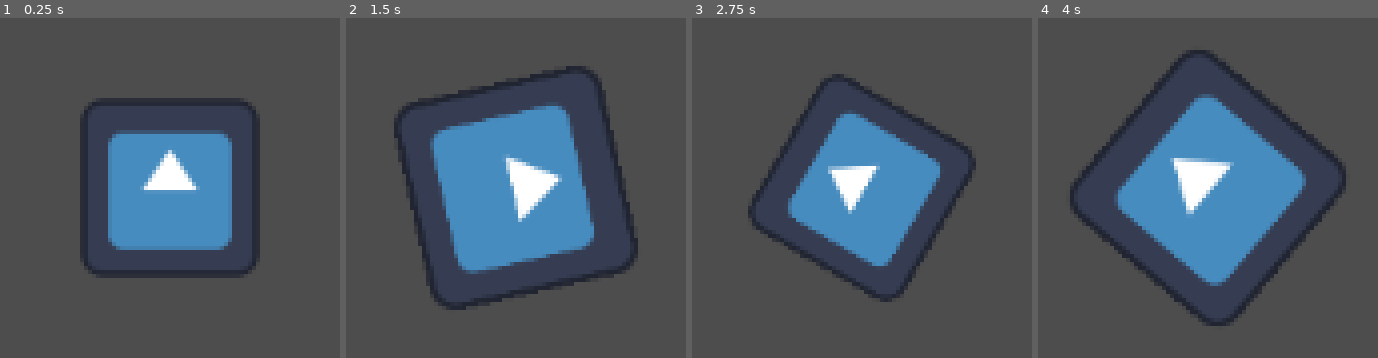
Above: before the commit, frames 1-4 (left to right).
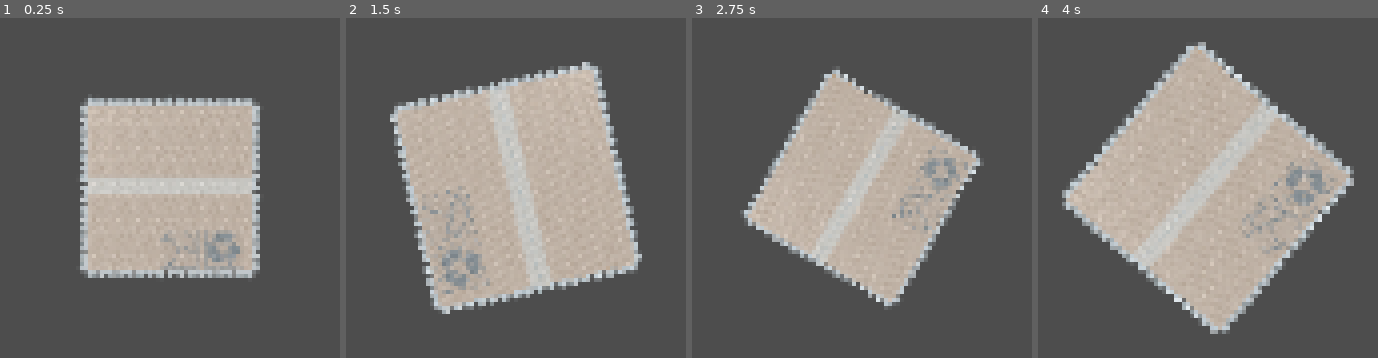
Above: after the commit, the same moments.

Repository: FelipePM01/EntregaExtraviada
Game: Godot game, scene res://main_scene.tscn
Two runs of this game, one before a commit and one after it. Both use one fixed random seed, a clock stepped at 60 frames per second and the inputs below. The engine's default icon, where the game draws it, is replaced by a stand-in: a white triangle on a blue panel in a dark square.
Inputs (mouse positions are in pixels of both pictures, inside the frame that each line leads up to):
- Up to frame 1 (0.25 s): no input
- Up to frame 2 (1.5 s): tap Enter at 0.5 s; move the mouse to (outside the picture) at 0.52 s; hold D (right) 0.53-1.28 s; hold Space (Spacebar) 0.53-1.28 s; move the mouse to (outside the picture) at 1.27 s; hold A (left) from 1.28 s (still down); tap Mouse wheel down (scroll_down) at 1.35 s
- Up to frame 3 (2.75 s): move the mouse to (outside the picture) at 2.02 s; release A (left) at 2.03 s; hold D (right) from 2.03 s (still down); hold Mouse wheel up (scroll_up) from 2.03 s (still down)
- Up to frame 4 (4 s): move the mouse to (outside the picture) at 2.77 s; release Mouse wheel up (scroll_up) at 2.78 s; tap Space (Spacebar) at 2.85 s; move the mouse to (outside the picture) at 3.52 s; release D (right) at 3.53 s; hold A (left) from 3.53 s (still down); hold Mouse wheel down (scroll_down) from 3.53 s (still down)

The runs differ from the first frame. In frame 1, 28% of the frame differs, in the area x 23-77%, y 23-77%; in frame 2, 40%, in the area x 12-88%, y 12-88%; in frame 3, 28%; in frame 4, 40%.

Commit message:
Integrated Bubble wrap into player box

Diff:
--- a/box/scenes/box.tscn
+++ b/box/scenes/box.tscn
@@ -1,7 +1,8 @@
-[gd_scene load_steps=5 format=3 uid="uid://dt6cak775tec0"]
+[gd_scene load_steps=6 format=3 uid="uid://dt6cak775tec0"]
 
 [ext_resource type="Script" path="res://box/scripts/box.gd" id="1_dd22b"]
-[ext_resource type="Texture2D" uid="uid://huqwtkm7mxw4" path="res://icon.svg" id="1_j7bms"]
+[ext_resource type="PackedScene" uid="uid://7ncsp1ltewid" path="res://bubblewrap/scenes/single_bubble.tscn" id="2_j2l00"]
+[ext_resource type="Texture2D" uid="uid://c2e56w6jrqpoj" path="res://bubblewrap/textures/Cardboard.png" id="3_2j5tt"]
 
 [sub_resource type="PhysicsMaterial" id="PhysicsMaterial_clopl"]
 friction = 3.0
@@ -16,11 +17,297 @@
 angular_damp = 5.0
 script = ExtResource("1_dd22b")
 
+[node name="Camera2D" type="Camera2D" parent="."]
+
+[node name="BubblesTop" type="Node2D" parent="."]
+scale = Vector2(0.059, 0.059)
+
+[node name="SingleBubble" parent="BubblesTop" node_paths=PackedStringArray("playerRigidbody") instance=ExtResource("2_j2l00")]
+position = Vector2(-484, -511)
+playerRigidbody = NodePath("../..")
+
+[node name="SingleBubble2" parent="BubblesTop" node_paths=PackedStringArray("playerRigidbody") instance=ExtResource("2_j2l00")]
+position = Vector2(-425, -510)
+playerRigidbody = NodePath("../..")
+
+[node name="SingleBubble3" parent="BubblesTop" node_paths=PackedStringArray("playerRigidbody") instance=ExtResource("2_j2l00")]
+position = Vector2(-365, -509)
+playerRigidbody = NodePath("../..")
+
+[node name="SingleBubble4" parent="BubblesTop" node_paths=PackedStringArray("playerRigidbody") instance=ExtResource("2_j2l00")]
+position = Vector2(-305, -508)
+playerRigidbody = NodePath("../..")
+
+[node name="SingleBubble5" parent="BubblesTop" node_paths=PackedStringArray("playerRigidbody") instance=ExtResource("2_j2l00")]
+position = Vector2(-246, -509)
+playerRigidbody = NodePath("../..")
+
+[node name="SingleBubble6" parent="BubblesTop" node_paths=PackedStringArray("playerRigidbody") instance=ExtResource("2_j2l00")]
+position = Vector2(-183, -508)
+playerRigidbody = NodePath("../..")
+
+[node name="SingleBubble7" parent="BubblesTop" node_paths=PackedStringArray("playerRigidbody") instance=ExtResource("2_j2l00")]
+position = Vector2(-123, -507)
+playerRigidbody = NodePath("../..")
+
+[node name="SingleBubble8" parent="BubblesTop" node_paths=PackedStringArray("playerRigidbody") instance=ExtResource("2_j2l00")]
+position = Vector2(-63, -506)
+playerRigidbody = NodePath("../..")
+
+[node name="SingleBubble9" parent="BubblesTop" node_paths=PackedStringArray("playerRigidbody") instance=ExtResource("2_j2l00")]
+position = Vector2(-1, -511)
+playerRigidbody = NodePath("../..")
+
+[node name="SingleBubble10" parent="BubblesTop" node_paths=PackedStringArray("playerRigidbody") instance=ExtResource("2_j2l00")]
+position = Vector2(62, -510)
+playerRigidbody = NodePath("../..")
+
+[node name="SingleBubble11" parent="BubblesTop" node_paths=PackedStringArray("playerRigidbody") instance=ExtResource("2_j2l00")]
+position = Vector2(122, -509)
+playerRigidbody = NodePath("../..")
+
+[node name="SingleBubble12" parent="BubblesTop" node_paths=PackedStringArray("playerRigidbody") instance=ExtResource("2_j2l00")]
+position = Vector2(182, -508)
+playerRigidbody = NodePath("../..")
+
+[node name="SingleBubble13" parent="BubblesTop" node_paths=PackedStringArray("playerRigidbody") instance=ExtResource("2_j2l00")]
+position = Vector2(241, -509)
+playerRigidbody = NodePath("../..")
+
+[node name="SingleBubble14" parent="BubblesTop" node_paths=PackedStringArray("playerRigidbody") instance=ExtResource("2_j2l00")]
+position = Vector2(304, -508)
+playerRigidbody = NodePath("../..")
+
+[node name="SingleBubble15" parent="BubblesTop" node_paths=PackedStringArray("playerRigidbody") instance=ExtResource("2_j2l00")]
+position = Vector2(364, -507)
+playerRigidbody = NodePath("../..")
+
+[node name="SingleBubble16" parent="BubblesTop" node_paths=PackedStringArray("playerRigidbody") instance=ExtResource("2_j2l00")]
+position = Vector2(424, -506)
+playerRigidbody = NodePath("../..")
+
+[node name="SingleBubble17" parent="BubblesTop" node_paths=PackedStringArray("playerRigidbody") instance=ExtResource("2_j2l00")]
+position = Vector2(482, -506)
+playerRigidbody = NodePath("../..")
+
+[node name="BubblesBottom" type="Node2D" parent="."]
+scale = Vector2(0.059, 0.059)
+
+[node name="SingleBubble" parent="BubblesBottom" node_paths=PackedStringArray("playerRigidbody") instance=ExtResource("2_j2l00")]
+position = Vector2(-483, 506)
+playerRigidbody = NodePath("../..")
+
+[node name="SingleBubble2" parent="BubblesBottom" node_paths=PackedStringArray("playerRigidbody") instance=ExtResource("2_j2l00")]
+position = Vector2(-420, 507)
+playerRigidbody = NodePath("../..")
+
+[node name="SingleBubble3" parent="BubblesBottom" node_paths=PackedStringArray("playerRigidbody") instance=ExtResource("2_j2l00")]
+position = Vector2(-360, 508)
+playerRigidbody = NodePath("../..")
+
+[node name="SingleBubble4" parent="BubblesBottom" node_paths=PackedStringArray("playerRigidbody") instance=ExtResource("2_j2l00")]
+position = Vector2(-300, 509)
+playerRigidbody = NodePath("../..")
+
+[node name="SingleBubble5" parent="BubblesBottom" node_paths=PackedStringArray("playerRigidbody") instance=ExtResource("2_j2l00")]
+position = Vector2(-241, 508)
+playerRigidbody = NodePath("../..")
+
+[node name="SingleBubble6" parent="BubblesBottom" node_paths=PackedStringArray("playerRigidbody") instance=ExtResource("2_j2l00")]
+position = Vector2(-178, 509)
+playerRigidbody = NodePath("../..")
+
+[node name="SingleBubble7" parent="BubblesBottom" node_paths=PackedStringArray("playerRigidbody") instance=ExtResource("2_j2l00")]
+position = Vector2(-118, 510)
+playerRigidbody = NodePath("../..")
+
+[node name="SingleBubble8" parent="BubblesBottom" node_paths=PackedStringArray("playerRigidbody") instance=ExtResource("2_j2l00")]
+position = Vector2(-58, 511)
+playerRigidbody = NodePath("../..")
+
+[node name="SingleBubble9" parent="BubblesBottom" node_paths=PackedStringArray("playerRigidbody") instance=ExtResource("2_j2l00")]
+position = Vector2(4, 506)
+playerRigidbody = NodePath("../..")
+
+[node name="SingleBubble10" parent="BubblesBottom" node_paths=PackedStringArray("playerRigidbody") instance=ExtResource("2_j2l00")]
+position = Vector2(67, 507)
+playerRigidbody = NodePath("../..")
+
+[node name="SingleBubble11" parent="BubblesBottom" node_paths=PackedStringArray("playerRigidbody") instance=ExtResource("2_j2l00")]
+position = Vector2(127, 508)
+playerRigidbody = NodePath("../..")
+
+[node name="SingleBubble12" parent="BubblesBottom" node_paths=PackedStringArray("playerRigidbody") instance=ExtResource("2_j2l00")]
+position = Vector2(187, 509)
+playerRigidbody = NodePath("../..")
+
+[node name="SingleBubble13" parent="BubblesBottom" node_paths=PackedStringArray("playerRigidbody") instance=ExtResource("2_j2l00")]
+position = Vector2(246, 508)
+playerRigidbody = NodePath("../..")
+
+[node name="SingleBubble14" parent="BubblesBottom" node_paths=PackedStringArray("playerRigidbody") instance=ExtResource("2_j2l00")]
+position = Vector2(309, 509)
+playerRigidbody = NodePath("../..")
+
+[node name="SingleBubble15" parent="BubblesBottom" node_paths=PackedStringArray("playerRigidbody") instance=ExtResource("2_j2l00")]
+position = Vector2(369, 510)
+playerRigidbody = NodePath("../..")
+
+[node name="SingleBubble16" parent="BubblesBottom" node_paths=PackedStringArray("playerRigidbody") instance=ExtResource("2_j2l00")]
+position = Vector2(429, 511)
+playerRigidbody = NodePath("../..")
+
+[node name="SingleBubble17" parent="BubblesBottom" node_paths=PackedStringArray("playerRigidbody") instance=ExtResource("2_j2l00")]
+position = Vector2(487, 511)
+playerRigidbody = NodePath("../..")
+
+[node name="BubblesRight" type="Node2D" parent="."]
+rotation = -1.57079
+scale = Vector2(0.059, 0.059)
+
+[node name="SingleBubble" parent="BubblesRight" node_paths=PackedStringArray("playerRigidbody") instance=ExtResource("2_j2l00")]
+position = Vector2(-483, 506)
+playerRigidbody = NodePath("../..")
+
+[node name="SingleBubble2" parent="BubblesRight" node_paths=PackedStringArray("playerRigidbody") instance=ExtResource("2_j2l00")]
+position = Vector2(-420, 507)
+playerRigidbody = NodePath("../..")
+
+[node name="SingleBubble3" parent="BubblesRight" node_paths=PackedStringArray("playerRigidbody") instance=ExtResource("2_j2l00")]
+position = Vector2(-360, 508)
+playerRigidbody = NodePath("../..")
+
+[node name="SingleBubble4" parent="BubblesRight" node_paths=PackedStringArray("playerRigidbody") instance=ExtResource("2_j2l00")]
+position = Vector2(-300, 509)
+playerRigidbody = NodePath("../..")
+
+[node name="SingleBubble5" parent="BubblesRight" node_paths=PackedStringArray("playerRigidbody") instance=ExtResource("2_j2l00")]
+position = Vector2(-241, 508)
+playerRigidbody = NodePath("../..")
+
+[node name="SingleBubble6" parent="BubblesRight" node_paths=PackedStringArray("playerRigidbody") instance=ExtResource("2_j2l00")]
+position = Vector2(-178, 509)
+playerRigidbody = NodePath("../..")
+
+[node name="SingleBubble7" parent="BubblesRight" node_paths=PackedStringArray("playerRigidbody") instance=ExtResource("2_j2l00")]
+position = Vector2(-118, 510)
+playerRigidbody = NodePath("../..")
+
+[node name="SingleBubble8" parent="BubblesRight" node_paths=PackedStringArray("playerRigidbody") instance=ExtResource("2_j2l00")]
+position = Vector2(-58, 511)
+playerRigidbody = NodePath("../..")
+
+[node name="SingleBubble9" parent="BubblesRight" node_paths=PackedStringArray("playerRigidbody") instance=ExtResource("2_j2l00")]
+position = Vector2(4, 506)
+playerRigidbody = NodePath("../..")
+
+[node name="SingleBubble10" parent="BubblesRight" node_paths=PackedStringArray("playerRigidbody") instance=ExtResource("2_j2l00")]
+position = Vector2(67, 507)
+playerRigidbody = NodePath("../..")
+
+[node name="SingleBubble11" parent="BubblesRight" node_paths=PackedStringArray("playerRigidbody") instance=ExtResource("2_j2l00")]
+position = Vector2(127, 508)
+playerRigidbody = NodePath("../..")
+
+[node name="SingleBubble12" parent="BubblesRight" node_paths=PackedStringArray("playerRigidbody") instance=ExtResource("2_j2l00")]
+position = Vector2(187, 509)
+playerRigidbody = NodePath("../..")
+
+[node name="SingleBubble13" parent="BubblesRight" node_paths=PackedStringArray("playerRigidbody") instance=ExtResource("2_j2l00")]
+position = Vector2(246, 508)
+playerRigidbody = NodePath("../..")
+
+[node name="SingleBubble14" parent="BubblesRight" node_paths=PackedStringArray("playerRigidbody") instance=ExtResource("2_j2l00")]
+position = Vector2(309, 509)
+playerRigidbody = NodePath("../..")
+
+[node name="SingleBubble15" parent="BubblesRight" node_paths=PackedStringArray("playerRigidbody") instance=ExtResource("2_j2l00")]
+position = Vector2(369, 510)
+playerRigidbody = NodePath("../..")
+
+[node name="SingleBubble16" parent="BubblesRight" node_paths=PackedStringArray("playerRigidbody") instance=ExtResource("2_j2l00")]
+position = Vector2(429, 511)
+playerRigidbody = NodePath("../..")
+
+[node name="SingleBubble17" parent="BubblesRight" node_paths=PackedStringArray("playerRigidbody") instance=ExtResource("2_j2l00")]
+position = Vector2(487, 511)
+playerRigidbody = NodePath("../..")
+
+[node name="BubblesLeft" type="Node2D" parent="."]
+rotation = 1.57079
+scale = Vector2(0.059, 0.059)
+
+[node name="SingleBubble" parent="BubblesLeft" node_paths=PackedStringArray("playerRigidbody") instance=ExtResource("2_j2l00")]
+position = Vector2(-483, 506)
+playerRigidbody = NodePath("../..")
+
+[node name="SingleBubble2" parent="BubblesLeft" node_paths=PackedStringArray("playerRigidbody") instance=ExtResource("2_j2l00")]
+position = Vector2(-420, 507)
+playerRigidbody = NodePath("../..")
+
+[node name="SingleBubble3" parent="BubblesLeft" node_paths=PackedStringArray("playerRigidbody") instance=ExtResource("2_j2l00")]
+position = Vector2(-360, 508)
+playerRigidbody = NodePath("../..")
+
+[node name="SingleBubble4" parent="BubblesLeft" node_paths=PackedStringArray("playerRigidbody") instance=ExtResource("2_j2l00")]
+position = Vector2(-300, 509)
+playerRigidbody = NodePath("../..")
+
+[node name="SingleBubble5" parent="BubblesLeft" node_paths=PackedStringArray("playerRigidbody") instance=ExtResource("2_j2l00")]
+position = Vector2(-241, 508)
+playerRigidbody = NodePath("../..")
+
+[node name="SingleBubble6" parent="BubblesLeft" node_paths=PackedStringArray("playerRigidbody") instance=ExtResource("2_j2l00")]
+position = Vector2(-178, 509)
+playerRigidbody = NodePath("../..")
+
+[node name="SingleBubble7" parent="BubblesLeft" node_paths=PackedStringArray("playerRigidbody") instance=ExtResource("2_j2l00")]
+position = Vector2(-118, 510)
+playerRigidbody = NodePath("../..")
+
+[node name="SingleBubble8" parent="BubblesLeft" node_paths=PackedStringArray("playerRigidbody") instance=ExtResource("2_j2l00")]
+position = Vector2(-58, 511)
+playerRigidbody = NodePath("../..")
+
+[node name="SingleBubble9" parent="BubblesLeft" node_paths=PackedStringArray("playerRigidbody") instance=ExtResource("2_j2l00")]
+position = Vector2(4, 506)
+playerRigidbody = NodePath("../..")
+
+[node name="SingleBubble10" parent="BubblesLeft" node_paths=PackedStringArray("playerRigidbody") instance=ExtResource("2_j2l00")]
+position = Vector2(67, 507)
+playerRigidbody = NodePath("../..")
+
+[node name="SingleBubble11" parent="BubblesLeft" node_paths=PackedStringArray("playerRigidbody") instance=ExtResource("2_j2l00")]
+position = Vector2(127, 508)
+playerRigidbody = NodePath("../..")
+
+[node name="SingleBubble12" parent="BubblesLeft" node_paths=PackedStringArray("playerRigidbody") instance=ExtResource("2_j2l00")]
+position = Vector2(187, 509)
+playerRigidbody = NodePath("../..")
+
+[node name="SingleBubble13" parent="BubblesLeft" node_paths=PackedStringArray("playerRigidbody") instance=ExtResource("2_j2l00")]
+position = Vector2(246, 508)
+playerRigidbody = NodePath("../..")
+
+[node name="SingleBubble14" parent="BubblesLeft" node_paths=PackedStringArray("playerRigidbody") instance=ExtResource("2_j2l00")]
+position = Vector2(309, 509)
+playerRigidbody = NodePath("../..")
+
+[node name="SingleBubble15" parent="BubblesLeft" node_paths=PackedStringArray("playerRigidbody") instance=ExtResource("2_j2l00")]
+position = Vector2(369, 510)
+playerRigidbody = NodePath("../..")
+
+[node name="SingleBubble16" parent="BubblesLeft" node_paths=PackedStringArray("playerRigidbody") instance=ExtResource("2_j2l00")]
+position = Vector2(429, 511)
+playerRigidbody = NodePath("../..")
+
+[node name="SingleBubble17" parent="BubblesLeft" node_paths=PackedStringArray("playerRigidbody") instance=ExtResource("2_j2l00")]
+position = Vector2(487, 511)
+playerRigidbody = NodePath("../..")
+
 [node name="Sprite2D" type="Sprite2D" parent="."]
-scale = Vector2(0.5, 0.5)
-texture = ExtResource("1_j7bms")
+scale = Vector2(0.059, 0.059)
+texture = ExtResource("3_2j5tt")
 
 [node name="CollisionShape2D" type="CollisionShape2D" parent="."]
 shape = SubResource("ConvexPolygonShape2D_0gnfh")
-
-[node name="Camera2D" type="Camera2D" parent="."]
